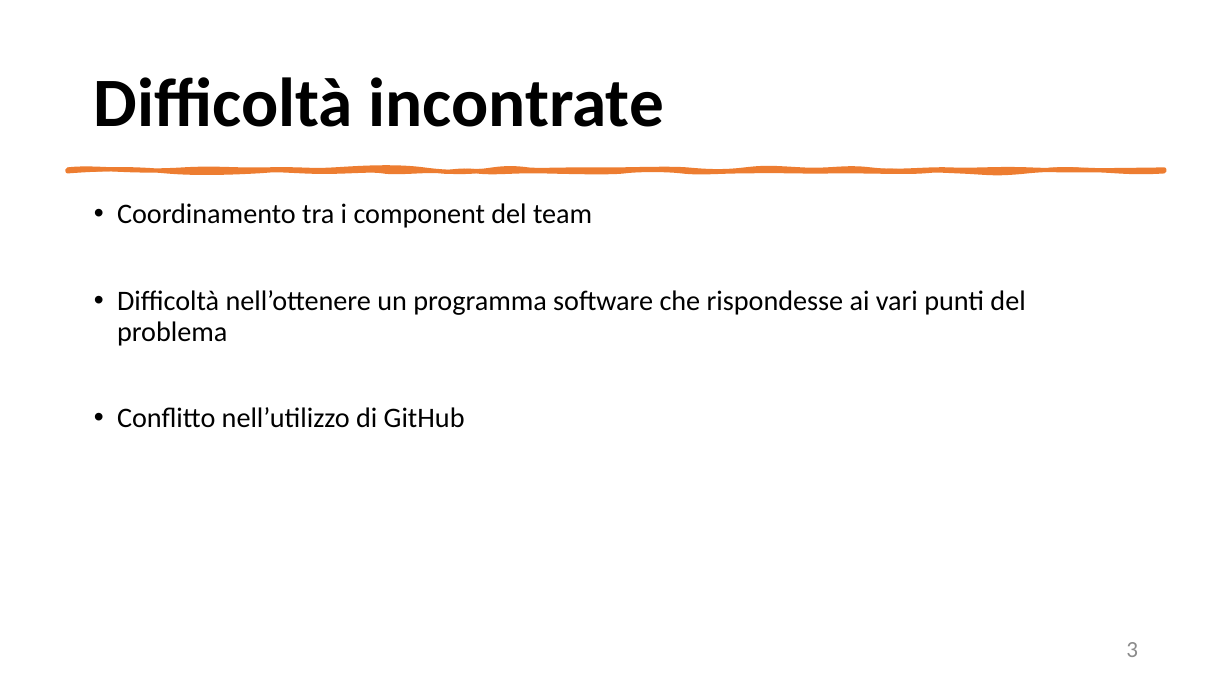
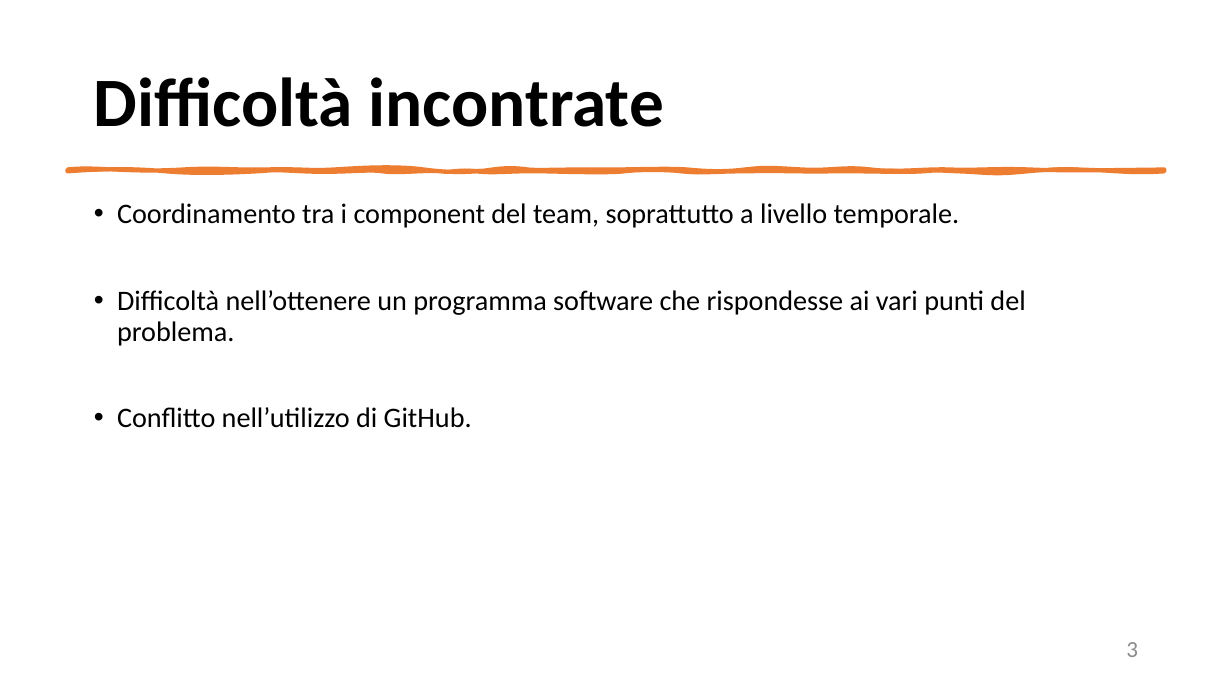
Before and after one commit to mangilimatteo/Progetto_Ingegneria_Software_Cattaneo_Mangili_Saini, a slide deck: slide 3 of Presentazione_Progetto.pptx. Drawn at 1232x693 pixels with LibreOffice and Linux fonts; fonts in the diff are those of the drawing. Boxes give left, top, right and bottom in pixels: in the first picture for what was removed or moved away, otherwise in the second. Text is boxed around its words. In the diff, an @@ line names an element or a change of style, - is before the commit and + after.

```diff
--- a/Presentazione_Progetto.pptx
+++ b/Presentazione_Progetto.pptx
@@ text at (x1=117, y1=203, x2=1025, y2=428): text changed @@
-• Coordinamento tra i component del team
-• Difficoltà nell’ottenere un programma software che rispondesse ai vari punti del problema
-• Conflitto nell’utilizzo di GitHub
+• Coordinamento tra i component del team, soprattutto a livello temporale.
+• Difficoltà nell’ottenere un programma software che rispondesse ai vari punti del problema.
+• Conflitto nell’utilizzo di GitHub.
```
Also in this commit, not shown: 2 other slides changed.
